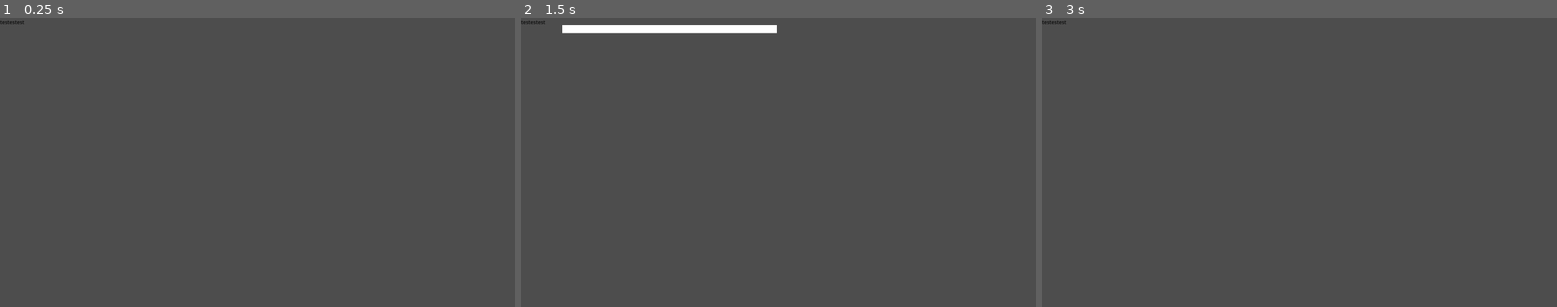
Above: before the commit, frames 1-3 (left to right).
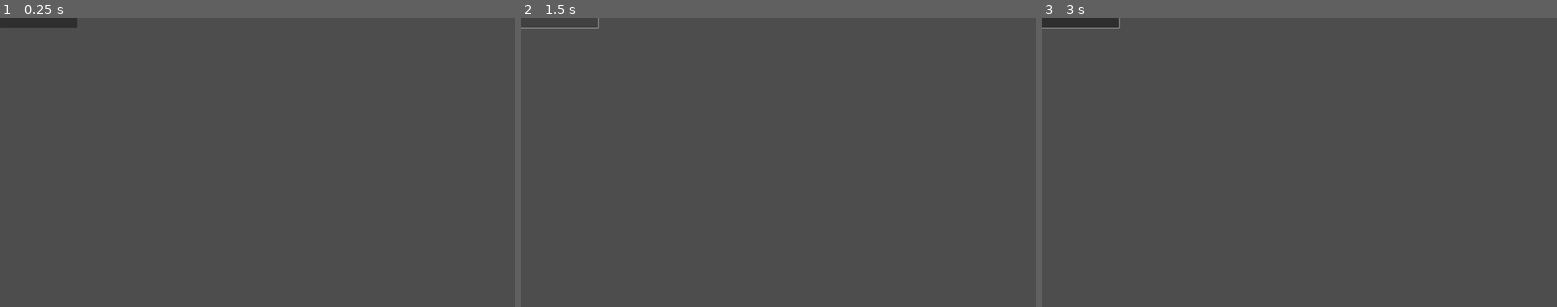
Above: after the commit, the same moments.

Repository: lena-agrimensora/maria-tapias
Game: Godot game, scene res://scenes/note_item.tscn
Same seed, same stepped clock (60 frames per second), same inputs: the game is played once before the commit and once after it. This scene is started directly instead of the project's main scene.
Inputs (mouse positions are in pixels of both pictures, inside the frame that each line leads up to):
- Up to frame 1 (0.25 s): no input
- Up to frame 2 (1.5 s): click (557, 23) at 0.52 s; click (557, 23) at 1.27 s
- Up to frame 3 (3 s): click (1078, 23) at 2.02 s; tap Enter at 2.75 s; move the mouse to (1412, 148) at 2.77 s

The runs differ from the first frame. In frame 1, 0.5% of the frame differs, in the area x 0-15%, y 0-4%; in frame 2, 1.3%, in the area x 0-50%, y 0-6%; in frame 3, 0.5%.

Commit message:
Note item converted to Button
-Cada nota del cuaderno ahora es un botton para que pueda ser elegido durante la fase de conclusiones

Diff:
--- a/scenes/note_item.tscn
+++ b/scenes/note_item.tscn
@@ -2,7 +2,7 @@
 
 [ext_resource type="Script" uid="uid://crjryxbv4bp83" path="res://scripts/note_item.gd" id="1_okocb"]
 
-[node name="VBoxContainer" type="VBoxContainer"]
+[node name="Button" type="Button"]
 anchors_preset = -1
 anchor_right = 0.148
 anchor_bottom = 0.026
@@ -13,13 +13,4 @@
 grow_vertical = 2
 script = ExtResource("1_okocb")
 
-[node name="TextureRect" type="TextureRect" parent="."]
-layout_mode = 2
-
-[node name="Label" type="Label" parent="."]
-unique_name_in_owner = true
-layout_mode = 2
-mouse_filter = 0
-theme_override_colors/font_color = Color(0.04768177, 0.047681764, 0.047681764, 1)
-theme_override_font_sizes/font_size = 19
-text = "testestest"
+[connection signal="pressed" from="." to="." method="_on_pressed"]
--- a/scripts/conclusions_manager.gd
+++ b/scripts/conclusions_manager.gd
@@ -36,7 +36,7 @@
 			var button = player_buttons[i]
 			var label: Label = button.get_node("Label")
 			label.text = conc.display_text
-			current_answer_text = conc.display_text
+			button.display_value = conc.display_text
 			button.id = conc.id
 			button.is_correct = conc.is_correct
 			button.right_hints = conc.right_hints if conc.right_hints != null else ""
@@ -51,10 +51,12 @@
 func handle_player_response(args: Array) -> void:
 	print("recibi increibles args: ", args)
 	print("Y tenia la sig pregunta: ", current_question)
+	var display_answer = args[3]
 	#TODO: convertir en Dict?
 	if args[1] == current_question.id and args[2] == "true":
-		instantiate_evaluator_panel(current_question.text_desc, current_answer_text)
+		instantiate_evaluator_panel(current_question.text_desc, display_answer)
 	elif args[1] == current_question.id and args[2] == "false":
+		instantiate_evaluator_panel(current_question.text_desc, display_answer)
 		print("NOOO re mal la respuesta")
 	pass
 
--- a/scripts/note_item.gd
+++ b/scripts/note_item.gd
@@ -1,58 +1,65 @@
-extends VBoxContainer
+extends Button
 class_name NoteItem
 
-@export var title_label: Label
+@export var display_text: String
 @export var tooltip_txt: String
 
 var tooltip_label: Label
 var tooltip_bg: ColorRect
 var tooltip_active: bool = false
+var tooltip_canvas_layer: CanvasLayer
 
 var dragging = false
 var drag_offset = Vector2()
 
 func _ready() -> void:
-	title_label = %Label
-	title_label.mouse_entered.connect(_on_button_hovered)
-	title_label.mouse_exited.connect(_on_button_exited)
+	self.mouse_entered.connect(_on_button_hovered)
+	self.mouse_exited.connect(_on_button_exited)
+
+	tooltip_canvas_layer = CanvasLayer.new()
+	tooltip_canvas_layer.layer = 100
+	get_tree().root.add_child(tooltip_canvas_layer)
+
+	tooltip_bg = ColorRect.new()
+	tooltip_bg.set_color(Color(1.0, 1.0, 1.0, 1.0))
+	tooltip_canvas_layer.add_child(tooltip_bg)
+
+	tooltip_label = Label.new()
+	tooltip_label.modulate = Color(0, 0, 0)
+	tooltip_canvas_layer.add_child(tooltip_label)
+
+	tooltip_label.visible = false
+	tooltip_bg.visible = false
 
 func _process(delta: float) -> void:
 	if tooltip_active:
 		var mouse_pos = get_viewport().get_mouse_position()
-		tooltip_label.position = mouse_pos + Vector2(10, 10)
-		tooltip_bg.position = mouse_pos + Vector2(10, 10)
+		var offset = Vector2(10, 10)
+		tooltip_label.position = mouse_pos + offset
+		tooltip_bg.position = mouse_pos + offset
 
 func _on_button_hovered() -> void:
 	print("Tooltip text: ", tooltip_txt)
-	title_label.mouse_default_cursor_shape = Control.CURSOR_POINTING_HAND
-	_make_custom_tooltip(tooltip_txt)
-	tooltip_active = true
+	self.mouse_default_cursor_shape = Control.CURSOR_POINTING_HAND
+
+	if !tooltip_active:
+		_show_tooltip(tooltip_txt)
+		tooltip_active = true
 
 func _on_button_exited() -> void:
-	title_label.mouse_default_cursor_shape = Control.CURSOR_ARROW
-	_remove_tooltip()
+	self.mouse_default_cursor_shape = Control.CURSOR_ARROW
+	_hide_tooltip()
 	tooltip_active = false
 
-func _make_custom_tooltip(for_text: String) -> Object:
-	tooltip_label = Label.new()
-	tooltip_bg = ColorRect.new()
+func _show_tooltip(text: String) -> void:
+	tooltip_label.text = text
+	tooltip_label.visible = true
+	tooltip_bg.size = tooltip_label.get_minimum_size() + Vector2(20, 10)
+	tooltip_bg.visible = true
 
-	tooltip_label.text = for_text
-	tooltip_label.modulate = Color(0, 0, 0)
-	#TODO: hacer flex
-	tooltip_bg.size = tooltip_label.size + Vector2(800,30)
-	tooltip_bg.set_color(Color(1.0, 1.0, 1.0, 1.0))
-	var canvas_layer = CanvasLayer.new()
-	get_tree().root.add_child(canvas_layer)
-	canvas_layer.add_child(tooltip_bg)
-	canvas_layer.add_child(tooltip_label)
+func _hide_tooltip() -> void:
+	tooltip_label.visible = false
+	tooltip_bg.visible = false
 
-	return tooltip_label
-
-func _remove_tooltip() -> void:
-	if tooltip_label:
-		tooltip_label.queue_free()
-	if tooltip_bg:
-		tooltip_bg.queue_free()
-	tooltip_label = null
-	tooltip_bg = null
+func _on_pressed() -> void:
+	print("test: ", display_text)
--- a/scripts/notes_sidebar.gd
+++ b/scripts/notes_sidebar.gd
@@ -34,12 +34,10 @@
 
 	var note_instance = NoteItemRef.instantiate()
 	note_instance.name = ref.id
+	notes_list.add_child(note_instance)
 
-	var label = note_instance.get_child(1)
-
-	label.text = ref.display_value
-
-	notes_list.add_child(note_instance)
+	note_instance.text = ref.display_value
+	note_instance.display_text = ref.display_value
 	note_instance.visible = notes_list.visible
 
 	note_instance.tooltip_txt = ref.tooltip
--- a/scripts/player_answer.gd
+++ b/scripts/player_answer.gd
@@ -3,13 +3,15 @@
 
 @onready var id
 @onready var is_correct
+@onready var display_value
 @onready var right_hints
 @onready var wrong_hints
 @onready var hints_ref
 @onready var q_ref
 
+
 signal on_answer_emit
 
 func _on_pressed() -> void:
-	on_answer_emit.emit([id, q_ref, is_correct, right_hints, wrong_hints, hints_ref])
+	on_answer_emit.emit([id, q_ref, is_correct, display_value, right_hints, wrong_hints, hints_ref])
 	pass
